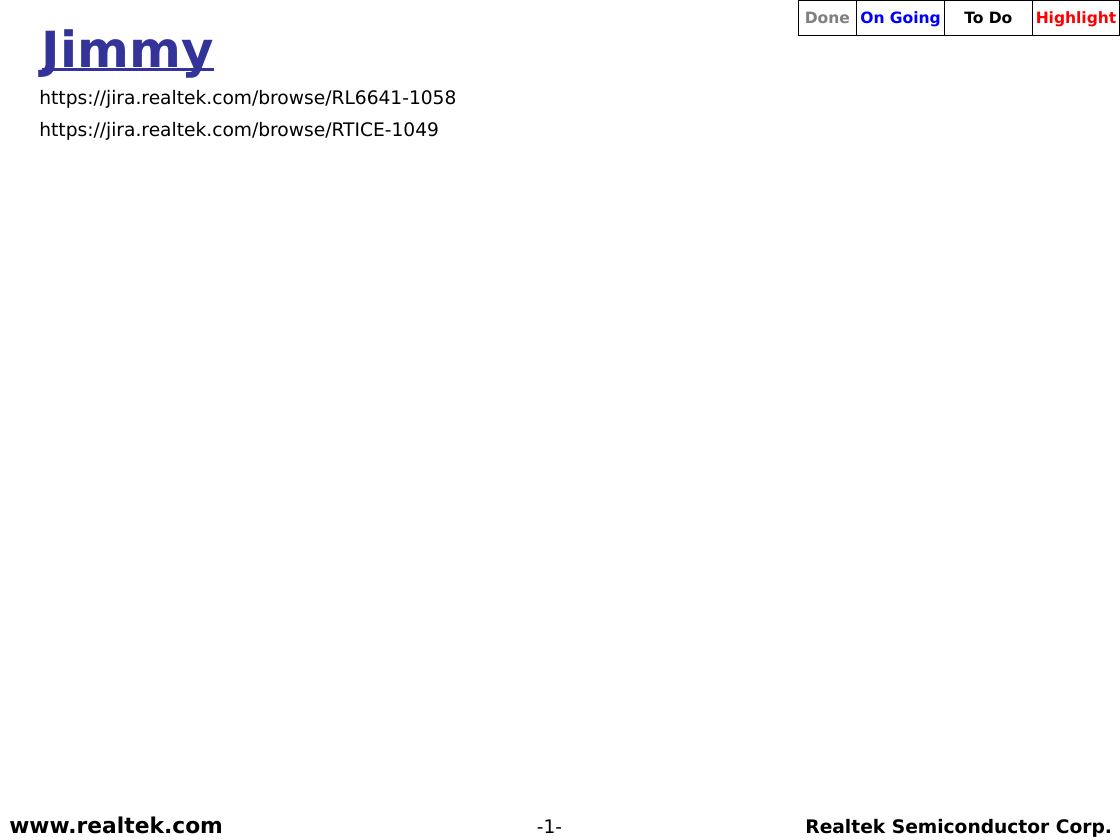
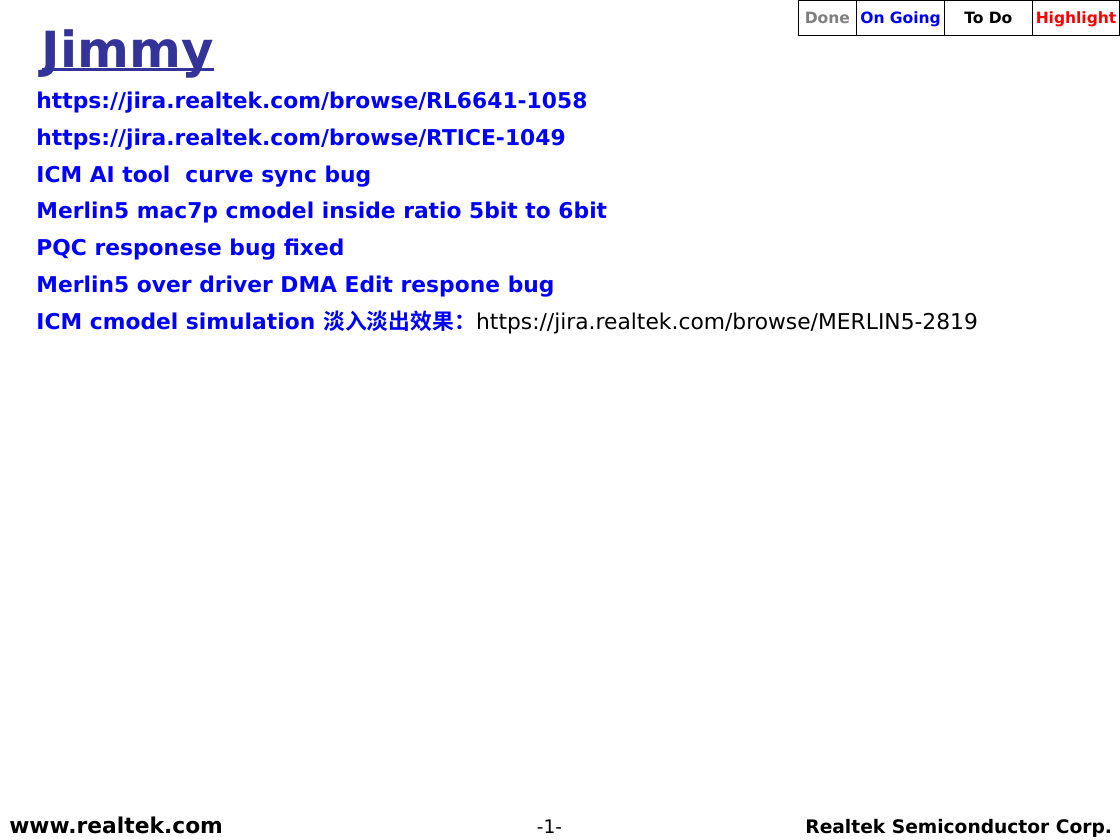
Before and after one commit to weicun581/Weekly_report, a slide deck: slide 1 of 2019年5月/RS_TV_SD_(Jimmy)_20190528.ppt. Drawn at 1120x840 pixels with LibreOffice and Linux fonts; fonts in the diff are those of the drawing; background and template pictures are left out. Boxes give left, top, right and bottom in pixels: in the first picture for what was removed or moved away, otherwise in the second. Text is boxed around its words. In the diff, an @@ line names an element or a change of style, - is before the commit and + after.

```diff
--- a/2019年5月/RS_TV_SD_(Jimmy)_20190528.ppt
+++ b/2019年5月/RS_TV_SD_(Jimmy)_20190528.ppt
@@ text at [36, 91, 587, 150]: size 12 to 14 pt, text colour #000000 to #0000FF, bold on in "https://jira.realtek.com/browse/RL6641-1058", "https://jira.realtek.com/browse/RTICE-1049" @@
@@ text at [36, 165, 978, 334]: paragraphs added @@
+  ICM AI tool curve sync bug
+  Merlin5 mac7p cmodel inside ratio 5bit to 6bit
+  PQC responese bug fixed
+  Merlin5 over driver DMA Edit respone bug
+  ICM cmodel simulation 淡入淡出效果：https://jira.realtek.com/browse/MERLIN5-2819
```
Also in this commit, not shown: 1 slide removed.
